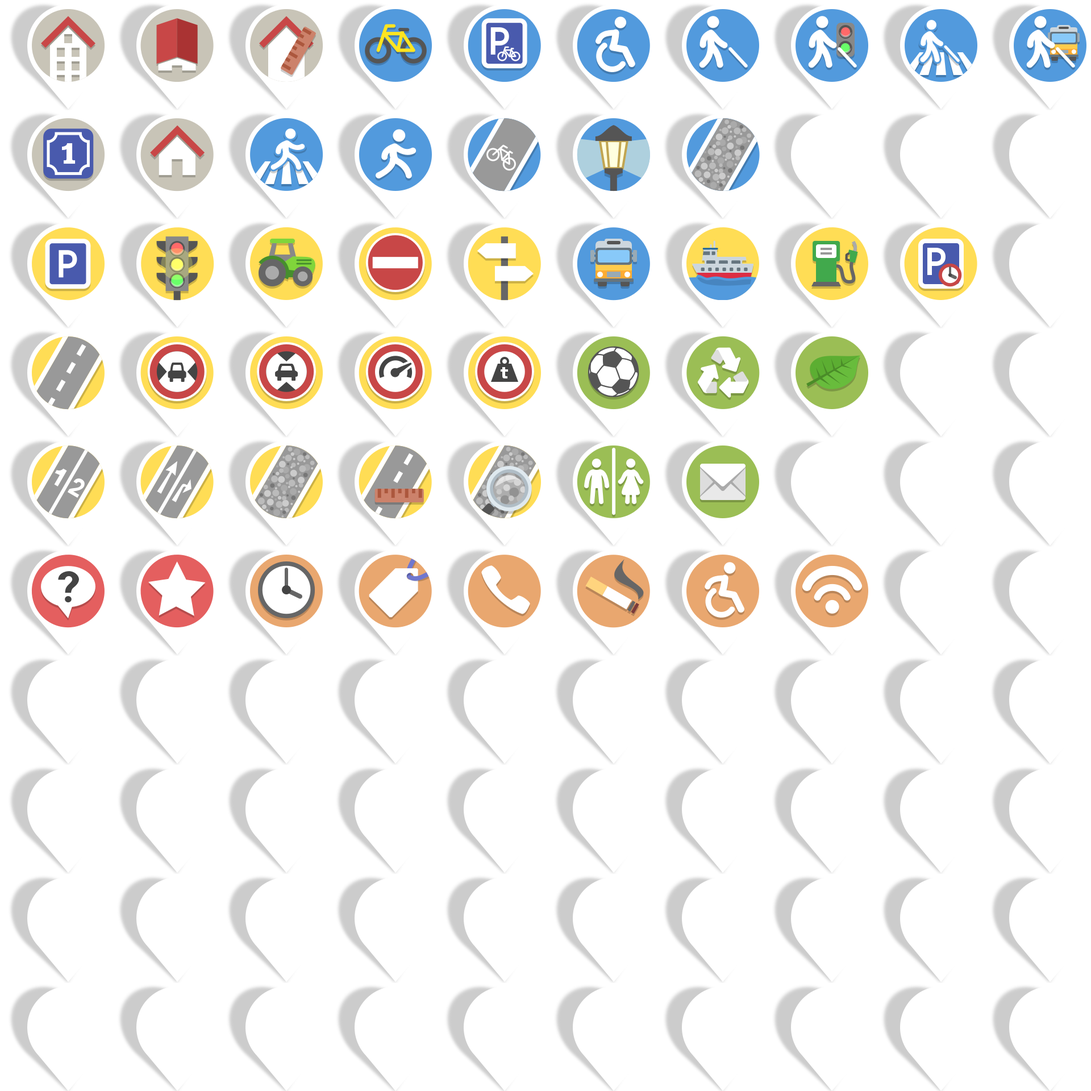
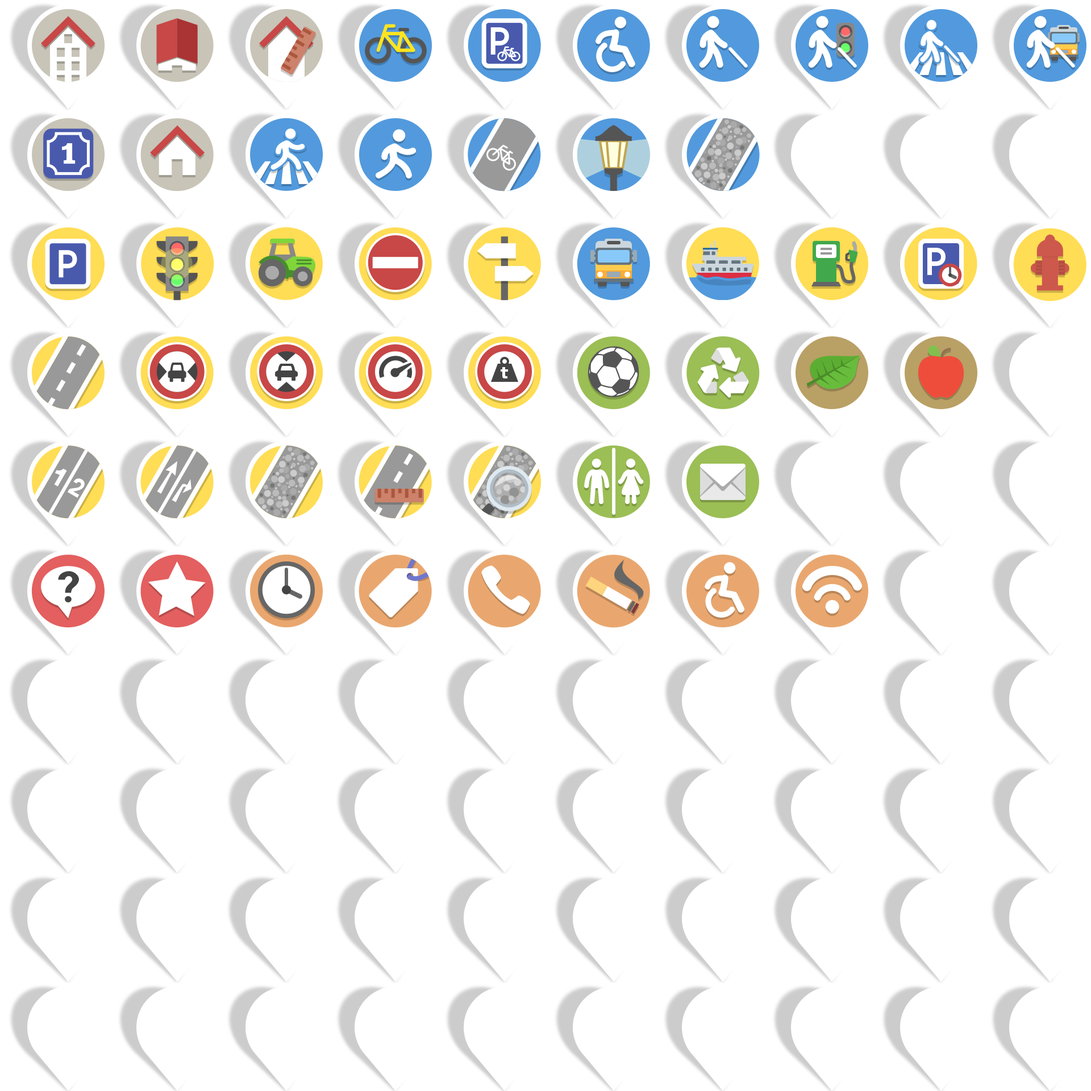
Comparing the layer stacks of the two 1091 x 1091 images. Changes:
renamed "quest_icons.svg.png #1" to "bitmap.png", painted on it over [795, 227, 1087, 410]
